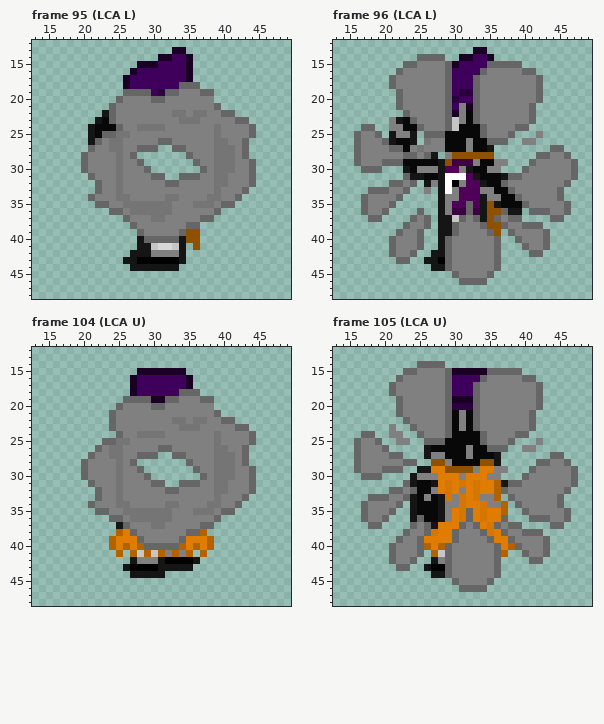
Two versions of one pixel-art file, Amity Chain (Art Files)/Digital Art/Sprites/Characters/RavenSprite.aseprite. Above: the version before the commit.
64x64 pixels, 141 frames. Colours within 5 levels of each other are drawn and written as one. Shown: frame 95 (LCA L): x 13..49, y 12..48; frame 96 (LCA L): x 13..49, y 12..48; frame 104 (LCA U): x 13..49, y 12..48; frame 105 (LCA U): x 13..49, y 12..48. The commit also changed other frames, which this record leaves out.
The result:
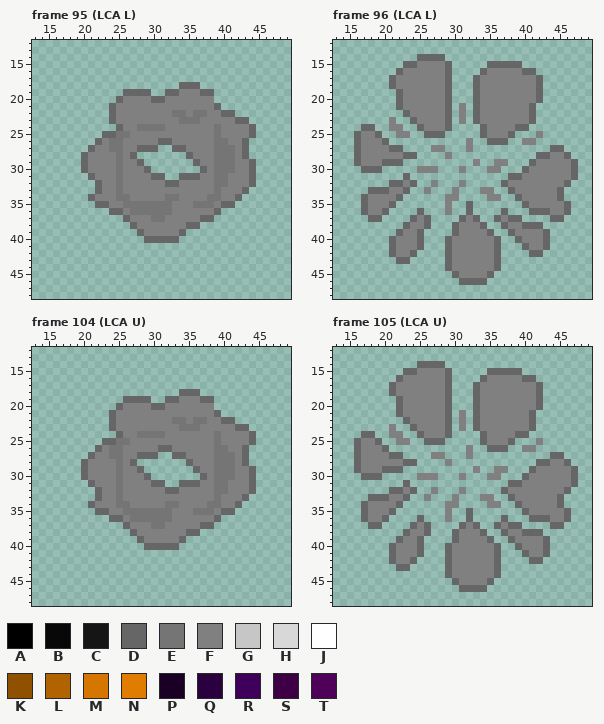
Palette (. is transparent): A #000000  B #080808  C #151515  D #666666  E #757575  F #808080  G #c6c6c6  H #d8d8d8  J #ffffff  K #8f5000  L #b16300  M #d47600  N #e07d00  P #190024  Q #2b003e  R #3e005b  S #3d0044  T #4f0058
From old to new:
layer "Layer 4" now hidden
--- frame 95 (LCA L)
@@ x 19..37 @@
 12 ...................
-13 ..............PP...
-14 ............PPRRP..
-15 .........PPPRRRRP..
-16 ........PRRRRRRRP..
-17 .......PRRRRRRRRP..
-18 .......PRRRRRRRDDD.
-19 .......DDDDRQDDFFFD
+13 ...................
+14 ...................
+15 ...................
+16 ...................
+17 ...................
+18 ...............DDD.
+19 .......DDDD..DDFFFD
 20 ......DFFFFDDFFFFFF
 21 .....DFFFFFFFFFFFFF
-22 ....CDFFFFFFFFEEFEE
-23 ...CBDFFFFFFFFFEEEF
-24 ..CBBBDFFEEEEFFFFFF
-25 ..CBDDEEFFFFFFFFFFF
-26 ..CDFEEFFFFFDDFFFFF
+22 .....DFFFFFFFFEEFEE
+23 .....DFFFFFFFFFEEEF
+24 ......DFFEEEEFFFFFF
+25 ....DDEEFFFFFFFFFFF
+26 ...DFEEFFFFFDDFFFFF
 27 ..DFFEEFFDDD..DDFFF
@@ x 24..38 @@
 38 ...DFFFFFFFDD..
-39 ....DFFFFFDKK..
-40 ....CDDDDDCKK..
-41 ....CCGHHGC.K..
-42 ...CCCFFFFC....
-43 ..CCAAAAAAC....
-44 ...CCCCCCC.....
+39 ....DFFFFFD....
+40 .....DDDDD.....
+41 ...............
+42 ...............
+43 ...............
+44 ...............
 45 ...............
--- frame 96 (LCA L)
@@ x 19..41 @@
 12 .......................
-13 ..............PP.......
-14 ......DDDD..PPRRP......
-15 ....DDFFFFDPRRRRDDDDD..
-16 ...DFFFFFFDRRRRDFFFFFDD
-17 ..DFFFFFFFDRRRDFFFFFFFF
-18 ..DFFFFFFFDRRRDFFFFFFFF
-19 ...DFFFFFFDRQQDFFFFFFFF
-20 ...DFFFFFFDQRRDFFFFFFFF
-21 ...DFFFFFFDRFPDFFFFFFFD
-22 ....DFFFFFDPFBDFFFFFFFD
-23 ..FCBDFFFFDGFBDFFFFFFFD
-24 ..FFBBDFFFDGBBBDFFFFDD.
-25 D.CFFC.DDDBBBBBDFFFD...
-26 FDCBBC.EFFBBBFBBDDD..FF
-27 FFDDBFEFFFBBBFBBC......
-28 FFFFDDFDC.FKKKKKK......
-29 FDDDBBBBBCKSSSFBBFF...D
-30 D...CBFFFCTTFCBBFF...DF
-31 ....DCCBBCJJJTCBBBCDDFF
-32 ..DDFD.CFCJAFTTCBBDFFFF
-33 DDFFD..F.CJFTTTFFBBDFFF
-34 FFFD.....CFFTTTCFFBBDFF
-35 FFD......CFTTDTCKCBBBDF
-36 FD....D..CFSSDSCKKDCC.D
-37 D....DFD.CCGDFDCKDFDD..
-38 ....DFFD.CCDFFFDKKDFFDD
-39 ...DFFD..CCDFFFFDK.DFFF
-40 ..DFFFD..CDFFFFFFD..DFF
-41 ..DFFFD..CDFFFFFFD...DF
-42 ..DFFD..CCDFFFFFFD....D
-43 ...DD..CCADFFFFFFD.....
-44 ........CCDFFFFFFD.....
+13 .......................
+14 ......DDDD.............
+15 ....DDFFFFD.....DDDDD..
+16 ...DFFFFFFD....DFFFFFDD
+17 ..DFFFFFFFD...DFFFFFFFF
+18 ..DFFFFFFFD...DFFFFFFFF
+19 ...DFFFFFFD...DFFFFFFFF
+20 ...DFFFFFFD...DFFFFFFFF
+21 ...DFFFFFFD.F.DFFFFFFFD
+22 ....DFFFFFD.F.DFFFFFFFD
+23 ..F..DFFFFD.F.DFFFFFFFD
+24 ..FF..DFFFD....DFFFFDD.
+25 D..FF..DDD.....DFFFD...
+26 FD...........F..DDD..FF
+27 FFDD....FF...F.........
+28 FFFFDD....F............
+29 FDDD..........F..FF...D
+30 D.....FFF...F...FF...DF
+31 ....D..............DDFF
+32 ..DDFD..F...F.....DFFFF
+33 DDFFD..F...F...FF..DFFF
+34 FFFD......FF....FF..DFF
+35 FFD.......F..D.......DF
+36 FD....D...F..D....D...D
+37 D....DFD....DFD..DFDD..
+38 ....DFFD...DFFFD..DFFDD
+39 ...DFFD....DFFFFD..DFFF
+40 ..DFFFD...DFFFFFFD..DFF
+41 ..DFFFD...DFFFFFFD...DF
+42 ..DFFD....DFFFFFFD....D
+43 ...DD.....DFFFFFFD.....
+44 ..........DFFFFFFD.....
 45 ...........DFFFFD......
--- frame 104 (LCA U)
@@ x 25..37 @@
 14 .............
-15 ...PPPPPPP...
-16 ..PRRRRRRRP..
-17 ..PRRRRRRRP..
-18 ..PRRRRRRDDD.
-19 .DDDDPPDDFFFD
+15 .............
+16 .............
+17 .............
+18 .........DDD.
+19 .DDDD..DDFFFD
 20 DFFFFDDFFFFFF
@@ x 22..40 @@
 36 ..DDFEEEEEEFFFFFFD.
-37 ...CDFFFEEFFFFFDD..
-38 ...LNDFFFFFFFDDL...
-39 ..LNNNDFFFFFDNNNL..
-40 ..LNLNLDDDDDLNLNL..
-41 ...L.LGLGLFLFL.L...
-42 .....CFFFCAAAAC....
-43 ....CAAAACCCCC.....
-44 .....CCCCC.........
+37 ....DFFFEEFFFFFDD..
+38 .....DFFFFFFFDD....
+39 ......DFFFFFD......
+40 .......DDDDD.......
+41 ...................
+42 ...................
+43 ...................
+44 ...................
 45 ...................
--- frame 105 (LCA U)
@@ x 22..40 @@
 14 ...DDDD............
-15 .DDFFFFDPPPPPDDDDD.
-16 DFFFFFFDRRRRDFFFFFD
-17 FFFFFFFDRRRDFFFFFFF
-18 FFFFFFFDRRRDFFFFFFF
-19 DFFFFFFDPPPDFFFFFFF
-20 DFFFFFFDQQQDFFFFFFF
-21 DFFFFFFDBFBDFFFFFFF
-22 .DFFFFFDBFBDFFFFFFF
-23 ..DFFFFDBFBDFFFFFFF
-24 F..DFFFDBBBBDFFFFDD
-25 FF..DDDBBBBBDFFFD..
-26 ....CBBBBBFBBDDD..F
-27 D...CFFBBBFBBBC....
-28 FDD..KKFBBBBKKC....
-29 D..CCNNKKKKFNNFF...
-30 ..CFFFNNNFNNNFF...D
-31 .DCBBCNMNMNMNNLCDDF
-32 DFDBBFNMNFNMNNLDFFF
-33 FDCBFBCMFMNMFFL.DFF
-34 D.CBBBCFFMNNMFFL.DF
-35 ..CBBBCFNMDNMNNL..D
-36 ..CDBBCFNMDNMNND...
-37 ..DFDCNNNDFDNMDFDD.
-38 .DFFDMNNDFFFDMNDFFD
-39 DFFDNNNNDFFFFDNNDFF
-40 FFFDLNLDFFFFFFDNLDF
-41 FFFD.LGDFFFFFFDL..D
-42 FFD..CFDFFFFFFD....
-43 DD..CAADFFFFFFD....
-44 .....CCDFFFFFFD....
+15 .DDFFFFD.....DDDDD.
+16 DFFFFFFD....DFFFFFD
+17 FFFFFFFD...DFFFFFFF
+18 FFFFFFFD...DFFFFFFF
+19 DFFFFFFD...DFFFFFFF
+20 DFFFFFFD...DFFFFFFF
+21 DFFFFFFD.F.DFFFFFFF
+22 .DFFFFFD.F.DFFFFFFF
+23 ..DFFFFD.F.DFFFFFFF
+24 F..DFFFD....DFFFFDD
+25 FF..DDD.....DFFFD..
+26 ..........F..DDD..F
+27 D....FF...F........
+28 FDD....F...........
+29 D..........F..FF...
+30 ...FFF...F...FF...D
+31 .D..............DDF
+32 DFD..F...F.....DFFF
+33 FD..F...F...FF..DFF
+34 D......FF....FF..DF
+35 .......F..D.......D
+36 ...D...F..D....D...
+37 ..DFD....DFD..DFDD.
+38 .DFFD...DFFFD..DFFD
+39 DFFD....DFFFFD..DFF
+40 FFFD...DFFFFFFD..DF
+41 FFFD...DFFFFFFD...D
+42 FFD....DFFFFFFD....
+43 DD.....DFFFFFFD....
+44 .......DFFFFFFD....
 45 ........DFFFFD.....
Pixel boxes of the changes (left, top, right, bottom) in both pictures:
erased: (88, 47, 193, 145)
erased: (123, 229, 200, 271)
erased: (389, 47, 522, 271)
erased: (130, 368, 193, 403)
erased: (109, 522, 214, 578)
erased: (410, 368, 515, 578)
